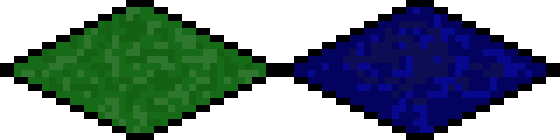
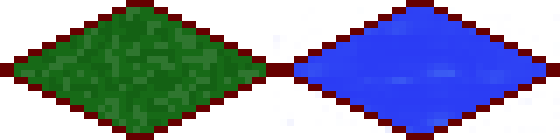
Comparing the layer stacks of the two w=560, h=140 images. Changes:
renamed "Hintergrund" to "Rand", painted on it over (x1=0, y1=0, x2=560, y2=140)
added layer "Eingefügte Ebene" over (x1=0, y1=0, x2=560, y2=140)
